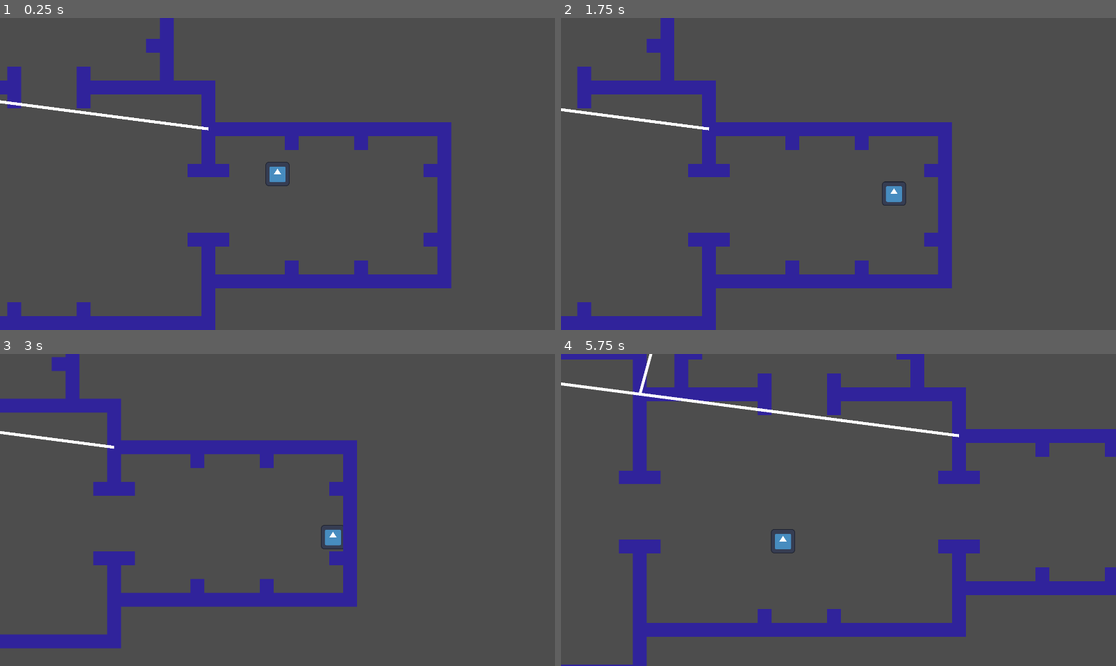
Above: before the commit, frames 1-4 (two rows, left to right).
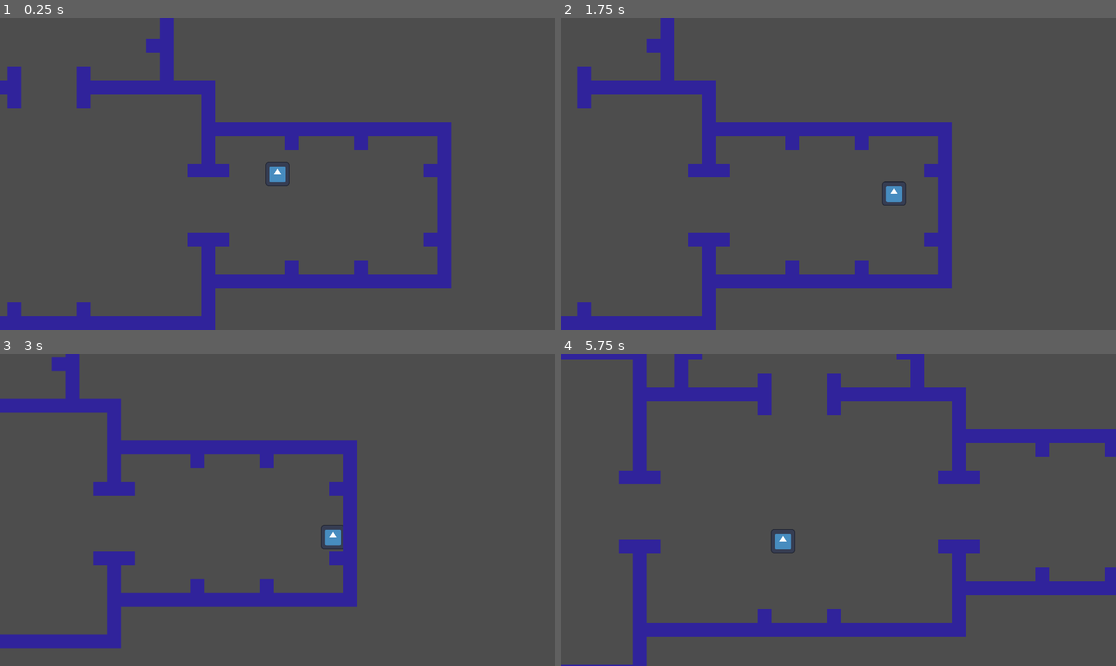
Above: after the commit, the same moments.

Repository: RainbowAsteroids/roll-with-the-pollution
Game: Godot game, scene res://test_scene.tscn
The game is run twice, just before and just after one commit, with the same random seed, the same clock (stepped at 60 frames per second) and the same inputs. The engine's default icon, where the game draws it, is replaced by a stand-in: a white triangle on a blue panel in a dark square.
Inputs (mouse positions are in pixels of both pictures, inside the frame that each line leads up to):
- Up to frame 1 (0.25 s): no input
- Up to frame 2 (1.75 s): tap Enter at 0.5 s; move the mouse to (960, 158) at 0.52 s; hold D (move_right) 0.53-1.28 s; click (960, 158) at 0.6 s; move the mouse to (727, 189) at 1.27 s; hold S (move_down) from 1.28 s (still down); click (727, 189) at 1.35 s
- Up to frame 3 (3 s): move the mouse to (333, 441) at 2.02 s; release S (move_down) at 2.03 s; hold D (move_right) 2.03-2.78 s; click (333, 441) at 2.1 s; tap Space at 2.75 s; move the mouse to (249, 572) at 2.77 s; hold W (move_up) from 2.78 s (still down); click (249, 572) at 2.85 s
- Up to frame 4 (5.75 s): move the mouse to (1005, 556) at 3.52 s; release W (move_up) at 3.53 s; hold A (move_left) 3.53-5.03 s; click (1005, 556) at 3.6 s; move the mouse to (672, 463) at 4.27 s; click (672, 463) at 4.35 s; move the mouse to (866, 510) at 5.02 s; hold S (move_down) from 5.03 s (still down); click (866, 510) at 5.1 s

The runs differ from the first frame. In frame 1, 0.4% of the frame differs, in the area x 0-38%, y 26-37%; in frame 2, 0.3%; in frame 3, 0.2%; in frame 4, 0.8%, in the area x 0-72%, y 0-27%.

Commit message:
Removed debug lines
Added braking force; fix #3

Diff:
--- a/PatternContainer.gd
+++ b/PatternContainer.gd
@@ -104,10 +104,10 @@
                 children.append(section)
                 map.sections.append(section)
                 # draw debug line
-                var line = Line2D.new()
-                line.add_point(map.map_to_local(bounds.position))
-                line.add_point(map.map_to_local(pattern_rect.position))
-                map.add_child(line)
+                #var line = Line2D.new()
+                #line.add_point(map.map_to_local(bounds.position))
+                #line.add_point(map.map_to_local(pattern_rect.position))
+                #map.add_child(line)
                 #print("Adding a child succedded!")
 
 func _ready():
--- a/Player/Player.gd
+++ b/Player/Player.gd
@@ -1,19 +1,26 @@
 extends CharacterBody2D
 
-@export var acceleration = 650
-@export var friction = 0.03
-@export var max_speed = 6000
+@export var acceleration := 650.0
+@export var friction := 0.03
+@export var max_speed := 6000.0
+@export var braking_force := 2.5
 
 func _physics_process(delta: float):
+    var motion := Vector2()
     if Input.is_action_pressed("move_left"):
-        velocity.x -= acceleration * delta
+        motion.x -= 1
     if Input.is_action_pressed("move_right"):
-        velocity.x += acceleration * delta
+        motion.x += 1
     if Input.is_action_pressed("move_up"):
-        velocity.y -= acceleration * delta
+        motion.y -= 1
     if Input.is_action_pressed("move_down"):
-        velocity.y += acceleration * delta
+        motion.y += 1
 
+    motion = motion.normalized()
+    var dot := -(velocity.normalized().dot(motion))
+    if dot > 0:
+        motion *= (dot * braking_force) + 1
+    velocity += motion * acceleration * delta
     # clamp velocity
     if velocity.length() > max_speed:
         velocity = velocity.normalized() * max_speed
